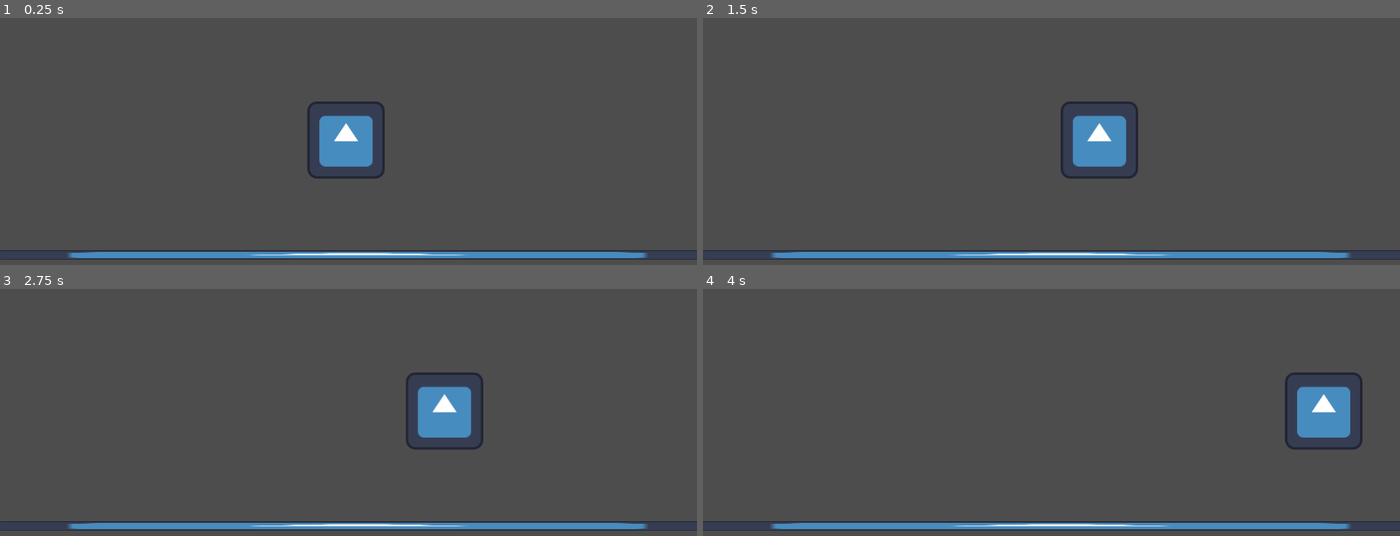
Above: before the commit, frames 1-4 (two rows, left to right).
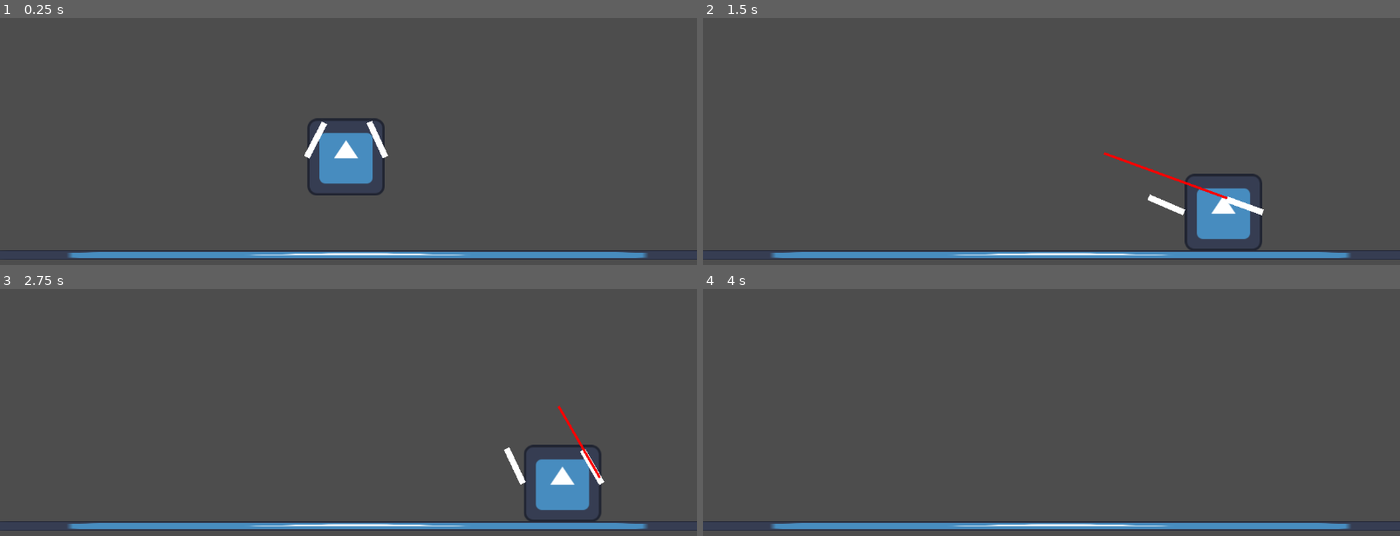
Above: after the commit, the same moments.

Repository: Z3BINI/mini_jam_june
Game: Godot game, scene res://scenes/world/testing_grounds.tscn
The game is run twice, just before and just after one commit, with the same random seed, the same clock (stepped at 60 frames per second) and the same inputs. The project has no main scene, so this scene is started directly. The engine's default icon, where the game draws it, is replaced by a stand-in: a white triangle on a blue panel in a dark square.
Inputs (mouse positions are in pixels of both pictures, inside the frame that each line leads up to):
- Up to frame 1 (0.25 s): no input
- Up to frame 2 (1.5 s): move the mouse to (1204, 57) at 0.52 s; press the mouse at (1204, 57) at 0.53 s; hold D (move_right) 0.53-1.28 s; right-click (1204, 57) at 0.8 s; move the mouse to (912, 97) at 1.27 s; release the mouse at (912, 97) at 1.28 s; hold A (move_left) from 1.28 s (still down); right-click (912, 97) at 1.35 s
- Up to frame 3 (2.75 s): click (209, 368) at 1.55 s; move the mouse to (outside the picture) at 2.02 s; release A (move_left) at 2.03 s; press the mouse at (outside the picture) at 2.03 s; hold D (move_right) from 2.03 s (still down); right-click (outside the picture) at 2.3 s
- Up to frame 4 (4 s): move the mouse to (1016, 424) at 2.77 s; release the mouse at (1016, 424) at 2.78 s; right-click (1016, 424) at 2.85 s; click (1016, 424) at 3.05 s; move the mouse to (1260, 405) at 3.52 s; release D (move_right) at 3.53 s; press the mouse at (1260, 405) at 3.53 s; hold A (move_left) from 3.53 s (still down); right-click (1260, 405) at 3.8 s

The runs differ from the first frame. In frame 1, 2.0% of the frame differs, in the area x 43-56%, y 33-72%; in frame 2, 4.4%, in the area x 51-81%, y 33-95%; in frame 3, 4.4%; in frame 4, 2.0%.

Commit message:
Remake for better physics & grapple controls
Player is now of RigidBody2D instead of CharacterBody2D to better work with DampenedSpringJoin2D. If not on CD when appropriate mouse button is pressed, shoot out respective grapple. If attach signal is emitted, connect the DampenedSpringJoint2D to the object and hang. Freeze arms while hanging.

Diff:
--- a/scenes/entities/player.tscn
+++ b/scenes/entities/player.tscn
@@ -1,22 +1,69 @@
-[gd_scene load_steps=5 format=3 uid="uid://c70fmn0cl4qur"]
+[gd_scene load_steps=7 format=3 uid="uid://c70fmn0cl4qur"]
 
-[ext_resource type="PackedScene" uid="uid://b4rbwvl7yshl8" path="res://scenes/base_scenes/entity.tscn" id="1_xsckm"]
 [ext_resource type="Script" path="res://scripts/entities/player.gd" id="2_euy52"]
 [ext_resource type="Texture2D" uid="uid://cgoup5237bs31" path="res://icon.svg" id="3_1ljuk"]
+
+[sub_resource type="PhysicsMaterial" id="PhysicsMaterial_0g80w"]
+friction = 0.25
 
 [sub_resource type="CapsuleShape2D" id="CapsuleShape2D_q8prq"]
 radius = 63.0
 height = 126.0
 
-[node name="Player" instance=ExtResource("1_xsckm")]
+[sub_resource type="Gradient" id="Gradient_p0yrq"]
+offsets = PackedFloat32Array(1)
+colors = PackedColorArray(1, 1, 1, 1)
+
+[sub_resource type="GradientTexture1D" id="GradientTexture1D_wsuw4"]
+gradient = SubResource("Gradient_p0yrq")
+width = 64
+
+[node name="Player" type="RigidBody2D" groups=["player"]]
 collision_mask = 2
+physics_material_override = SubResource("PhysicsMaterial_0g80w")
+lock_rotation = true
 script = ExtResource("2_euy52")
-MAX_SPEED = 500.0
-ACCEL = 200.0
-DECEL = 100.0
 
-[node name="CollisionShape2D" parent="." index="0"]
+[node name="CollisionShape2D" type="CollisionShape2D" parent="."]
 shape = SubResource("CapsuleShape2D_q8prq")
 
-[node name="Sprite2D" parent="." index="1"]
+[node name="Sprite2D" type="Sprite2D" parent="."]
 texture = ExtResource("3_1ljuk")
+
+[node name="LeftArm" type="Node2D" parent="."]
+position = Vector2(-65, 0)
+
+[node name="TextureRect" type="TextureRect" parent="LeftArm"]
+offset_top = -5.0
+offset_right = 64.0
+offset_bottom = 5.0
+pivot_offset = Vector2(0, 5)
+texture = SubResource("GradientTexture1D_wsuw4")
+
+[node name="GrappleSpawn" type="Marker2D" parent="LeftArm"]
+position = Vector2(63, 0)
+rotation = 3.14159
+
+[node name="LeftSpring" type="DampedSpringJoint2D" parent="LeftArm"]
+rotation = -1.5708
+node_a = NodePath("../..")
+
+[node name="RightArm" type="Node2D" parent="."]
+position = Vector2(65, 0)
+
+[node name="TextureRect" type="TextureRect" parent="RightArm"]
+offset_top = -5.0
+offset_right = 64.0
+offset_bottom = 5.0
+pivot_offset = Vector2(0, 5)
+texture = SubResource("GradientTexture1D_wsuw4")
+
+[node name="GrappleSpawn" type="Marker2D" parent="RightArm"]
+position = Vector2(63, 0)
+rotation = 3.14159
+
+[node name="RightSpring" type="DampedSpringJoint2D" parent="RightArm"]
+rotation = -1.5708
+node_a = NodePath("../..")
+
+[connection signal="attach" from="." to="." method="_on_attach"]
--- a/scripts/entities/player.gd
+++ b/scripts/entities/player.gd
@@ -1,19 +1,100 @@
-class_name Player extends Entity
+class_name Player extends RigidBody2D
+
+@export var MOVE_FORCE : float = 1000
+
+signal attach(thing : StaticBody2D, distance_to_thing : float, side : String)
+signal detach(side : String)
+
+var grapple_point : PackedScene = preload("res://scenes/objects/grapple_point.tscn")
+
+var left_ready : bool = true
+var right_ready : bool = true
+
+var left_hooked : bool = false
+var right_hooked : bool = false
+
+var left_thing_to_stick : StaticBody2D
+var right_thing_to_stick : StaticBody2D
+
+@onready var left_spring : DampedSpringJoint2D = $LeftArm/LeftSpring
+@onready var right_spring : DampedSpringJoint2D = $RightArm/RightSpring
+@onready var left_arm : Node2D = $LeftArm
+@onready var right_arm : Node2D = $RightArm
+@onready var left_grapple_spawn : Marker2D = $LeftArm/GrappleSpawn
+@onready var right_grapple_spawn : Marker2D  = $RightArm/GrappleSpawn
 
 
 # Called when the node enters the scene tree for the first time.
 func _ready() -> void:
-	pass # Replace with function body.
+	pass
 
 # Called every frame. 'delta' is the elapsed time since the previous frame.
-func _physics_process(delta : float) -> void:
+func _physics_process(_delta : float) -> void:
+	aim_arms()
 
 	var input_direction : float = Input.get_axis("move_left", "move_right")
 
 	if input_direction:
-		move(input_direction, delta)
-	else:
-		if velocity.x != 0:
-			stop("normal", delta)
+		apply_central_force(Vector2(input_direction * MOVE_FORCE, 0))
 
-	move_and_slide()
+	if left_hooked:
+		left_arm.look_at(left_thing_to_stick.global_position)
+	if right_hooked:
+		right_arm.look_at(right_thing_to_stick.global_position)
+
+func _input(event):
+	if event.is_action_pressed("shoot_grapple_left"):
+		if left_ready:
+			left_ready = false
+
+			var grapple_hook : GrapplePoint = grapple_point.instantiate()
+			var shoot_dir : Vector2 = (get_global_mouse_position() - left_grapple_spawn.global_position).normalized()
+
+			grapple_hook.shoot_dir = shoot_dir
+			grapple_hook.current_side = "left"
+
+			left_grapple_spawn.add_child(grapple_hook)
+
+		elif left_hooked:
+
+			left_spring.node_b = NodePath("")
+			left_hooked = false
+			detach.emit("left")
+
+	if event.is_action_pressed("shoot_grapple_right"):
+		if right_ready:
+			right_ready = false
+			var shoot_dir : Vector2 = (get_global_mouse_position() - right_grapple_spawn.global_position).normalized()
+
+
+			var grapple_hook : GrapplePoint = grapple_point.instantiate()
+			grapple_hook.shoot_dir = shoot_dir
+			grapple_hook.current_side = "right"
+
+			right_grapple_spawn.add_child(grapple_hook)
+
+		elif right_hooked:
+			right_spring.node_b = NodePath("")
+			right_hooked = false
+			detach.emit("right")
+
+func aim_arms():
+	if left_ready:
+		$LeftArm.look_at(get_global_mouse_position())
+	if right_ready:
+		$RightArm.look_at(get_global_mouse_position())
+
+func _on_attach(thing : StaticBody2D, distance_to_thing : float, side : String):
+	match side:
+		"left":
+			left_thing_to_stick = thing
+			left_spring.length = distance_to_thing
+			left_spring.rest_length = distance_to_thing * 0.75
+			left_spring.node_b = left_thing_to_stick.get_path()
+			left_hooked = true
+		"right":
+			right_thing_to_stick = thing
+			right_spring.length = distance_to_thing
+			right_spring.rest_length = distance_to_thing * 0.75
+			right_spring.node_b = right_thing_to_stick.get_path()
+			right_hooked = true
